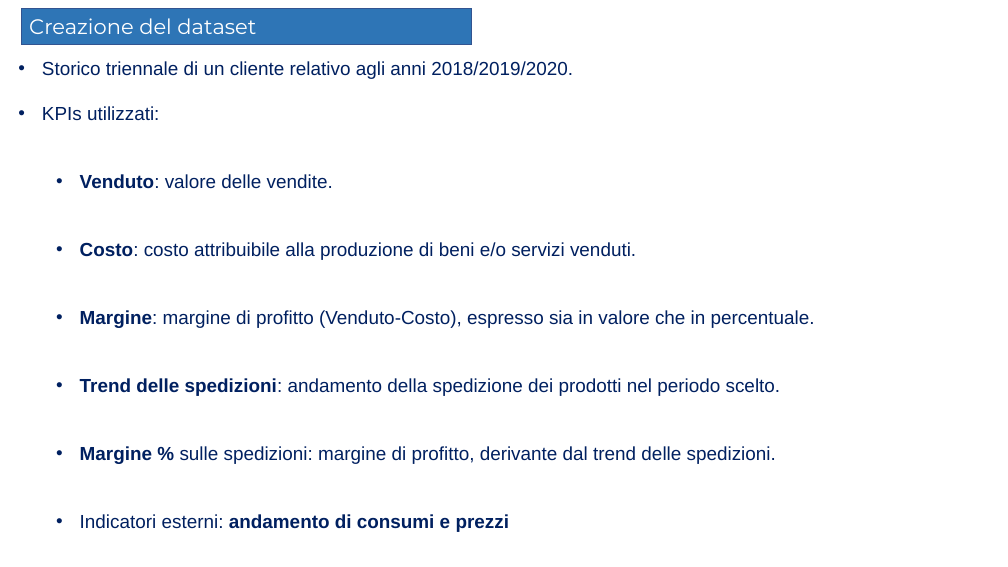
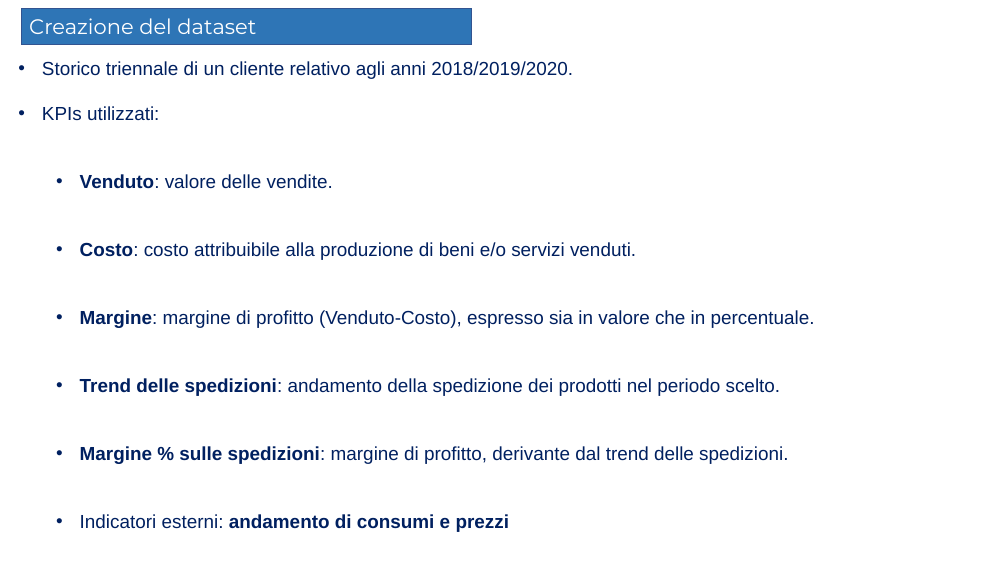
Before and after one commit to Elmaravilla7/Tesi, a slide deck: slide 7 of Presentazione204898.pptx (slide 8 before the commit). Drawn at 1008x567 pixels with LibreOffice and Linux fonts; fonts in the diff are those of the drawing. Boxes give left, top, right and bottom in pixels: in the first picture for what was removed or moved away, otherwise in the second. Text is boxed around its words. In the diff, an @@ line names an element or a change of style, - is before the commit and + after.

```diff
--- a/Presentazione204898.pptx
+++ b/Presentazione204898.pptx
@@ text at bbox=[80, 446, 788, 464]: bold on in "sulle spedizioni:" @@
```
Also in this commit, not shown: 2 other slides changed, 1 slide removed.
